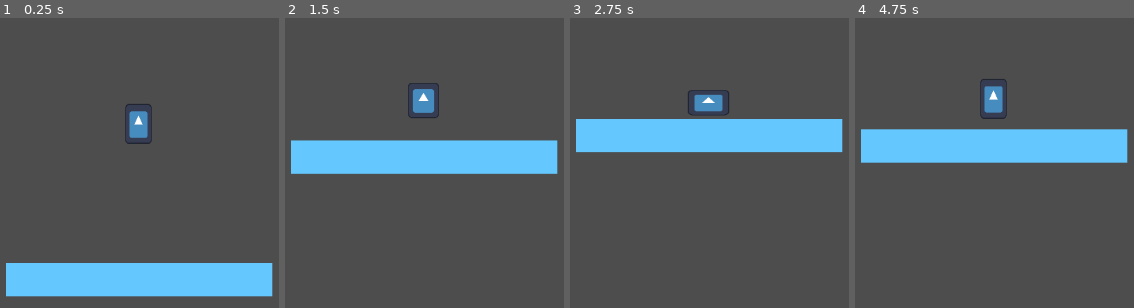
Above: before the commit, frames 1-4 (left to right).
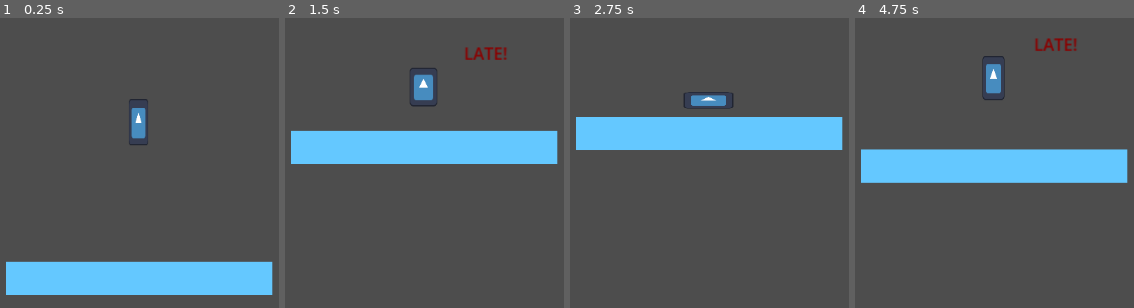
Above: after the commit, the same moments.

Repository: nathadude/Go-Pogo
Game: Godot game, scene res://Main.tscn
The game is run twice, just before and just after one commit, with the same random seed, the same clock (stepped at 60 frames per second) and the same inputs. The engine's default icon, where the game draws it, is replaced by a stand-in: a white triangle on a blue panel in a dark square.
Inputs (mouse positions are in pixels of both pictures, inside the frame that each line leads up to):
- Up to frame 1 (0.25 s): no input
- Up to frame 2 (1.5 s): move the mouse to (outside the picture) at 0.52 s; press the mouse at (outside the picture) at 0.53 s; move the mouse to (outside the picture) at 1.27 s; release the mouse at (outside the picture) at 1.28 s; click (outside the picture) at 1.35 s
- Up to frame 3 (2.75 s): move the mouse to (outside the picture) at 2.02 s; press the mouse at (outside the picture) at 2.03 s
- Up to frame 4 (4.75 s): move the mouse to (952, 186) at 2.77 s; release the mouse at (952, 186) at 2.78 s; click (952, 186) at 2.85 s; move the mouse to (outside the picture) at 3.52 s; press the mouse at (outside the picture) at 3.53 s; move the mouse to (outside the picture) at 4.27 s; release the mouse at (outside the picture) at 4.28 s; click (outside the picture) at 4.35 s

The runs differ from the first frame. In frame 1, 1.9% of the frame differs, in the area x 2-98%, y 27-97%; in frame 2, 7.9%; in frame 3, 1.9%; in frame 4, 15%, in the area x 2-98%, y 6-57%.

Commit message:
Day 3 of development
-Implemented Some  more visual feedback
-added a buffer for perfect compression releases
-had mom and wife playtest a little
Mom (1st time playing):
wanted to just click, after I told her to click and hold she was able to chain 2 perfects with a total of like 3-4 perfects.
"It is so addicting *laughter*"
"oh you jump when he flashes?"

Wife (2nd time playing):
Used feedback to get more perfects
"it's addicting/fun for about 5 seconds"

Diff:
--- a/Go Pogo/Main.tscn
+++ b/Go Pogo/Main.tscn
@@ -1,10 +1,12 @@
-[gd_scene load_steps=12 format=4 uid="uid://djlh5o56djjv7"]
+[gd_scene load_steps=14 format=4 uid="uid://djlh5o56djjv7"]
 
 [ext_resource type="Texture2D" uid="uid://d2pxr3hrkg22p" path="res://icon.svg" id="1_glv2v"]
 [ext_resource type="Script" uid="uid://re2ekve6sbkg" path="res://Scripts/player.gd" id="1_r0du0"]
 [ext_resource type="Texture2D" uid="uid://dh7g5mqmvkqfg" path="res://simple_tileset.png" id="2_uu6xs"]
+[ext_resource type="Script" uid="uid://dc76flya2x05q" path="res://sprite_2d.gd" id="3_3dxm6"]
 [ext_resource type="Script" uid="uid://dpame8mpnbvc7" path="res://trick_manager.gd" id="3_fos0i"]
 [ext_resource type="Script" uid="uid://5o45gfr8yhik" path="res://Scripts/killzone.gd" id="4_cm0pq"]
+[ext_resource type="Script" uid="uid://cpgaqwirgaq8f" path="res://jump_timing_feedback.gd" id="5_lgr22"]
 
 [sub_resource type="CircleShape2D" id="CircleShape2D_uu6xs"]
 radius = 7.95456
@@ -57,6 +59,7 @@
 [node name="Sprite2D" type="Sprite2D" parent="Player"]
 scale = Vector2(0.25, 0.25)
 texture = ExtResource("1_glv2v")
+script = ExtResource("3_3dxm6")
 
 [node name="CollisionShape2D" type="CollisionShape2D" parent="Player"]
 scale = Vector2(2, 2)
@@ -65,10 +68,23 @@
 [node name="Camera2D" type="Camera2D" parent="Player"]
 zoom = Vector2(1.5, 1.5)
 position_smoothing_enabled = true
-position_smoothing_speed = 1.75
+position_smoothing_speed = 2.5
 
 [node name="TrickManager" type="Node2D" parent="Player"]
 script = ExtResource("3_fos0i")
+
+[node name="JumpTimingFeedback" type="Label" parent="Player"]
+offset_left = 1.0
+offset_top = -44.0
+offset_right = 119.0
+offset_bottom = -21.0
+pivot_offset = Vector2(58, 12)
+text = "jump_feedback"
+horizontal_alignment = 1
+vertical_alignment = 1
+script = ExtResource("5_lgr22")
+
+[node name="FeedbackTimer" type="Timer" parent="Player/JumpTimingFeedback"]
 
 [node name="StaticBody2D" type="StaticBody2D" parent="."]
 visible = false
@@ -86,8 +102,12 @@
 tile_set = SubResource("TileSet_fos0i")
 
 [node name="KillZone" type="Area2D" parent="."]
+position = Vector2(-445, 0)
 script = ExtResource("4_cm0pq")
 
 [node name="CollisionShape2D" type="CollisionShape2D" parent="KillZone"]
 position = Vector2(1020.75, 863)
 shape = SubResource("RectangleShape2D_fos0i")
+
+[connection signal="jumped" from="Player" to="Player/JumpTimingFeedback" method="_on_player_jumped"]
+[connection signal="timeout" from="Player/JumpTimingFeedback/FeedbackTimer" to="Player/JumpTimingFeedback" method="_on_feedback_timer_timeout"]
--- a/Go Pogo/Scripts/player.gd
+++ b/Go Pogo/Scripts/player.gd
@@ -1,17 +1,26 @@
 extends CharacterBody2D
 
+##Signals
+signal jumped(value, buckling_status) ##emit jump data in launch() for feedback label
+
 ## Movement variables
+@export var bounce_restitution := 0.8 #how much energy is saved from init bounce
+@export var gravity := 900
+@export var max_fall_speed := 1200
+@export var air_rotation_speed := 300.0
+
+##K Variables
 @export var base_k := 3.0  # Stiffness coefficient
 @export var add_k := 0.25   # k reward
 @export var max_k := 10.0   # maximum k
+
+##Compression variables
 @export var max_compression_x := 100.0 # Maximum "charge" allowed
 @export var min_compression_x := 50.0
 @export var charge_decay_speed := 100.0
 @export var compression_speed := 150.0 # How fast x increases while holding button
-@export var bounce_restitution := 0.8 #how much energy is saved from init bounce
-@export var gravity := 900
-@export var max_fall_speed := 1200
-@export var air_rotation_speed := 300.0
+@export var peak_hold_time := 0.08 # Seconds to stay at 100 before buckling
+var peak_timer := 0.0
 
 #sprite/animation variables
 @onready var sprite = $Sprite2D
@@ -23,9 +32,7 @@
 var last_velocity_y := 0.0
 var current_rot     := get_rotation_degrees()
 var is_buckling     := false
-
-# Weapon placeholder
-#var held_item = null # Replace with weapon/item object in future
+var has_buckled     := false
 
 func _physics_process(delta):
 	#AIRBORNE LOGIC
@@ -52,9 +59,12 @@
 		if Input.is_action_pressed("move_up"):
 			is_compressing = true
 
-			if current_x >= max_compression_x: #slight buffer
-				#Buckle/engage decay
-				is_buckling = true
+			if current_x >= max_compression_x: ##AT PEAK
+				#Delay then buckle
+				peak_timer += delta
+				if peak_timer >= peak_hold_time:
+					is_buckling = true
+					has_buckled = true
 
 			if is_buckling:
 				current_x -= charge_decay_speed * delta
@@ -85,12 +95,17 @@
 			else:
 				print("Early Release. No K bonus.")
 
+			jumped.emit(current_x, has_buckled)
+			peak_timer = 0.0
 			launch_player()
 	move_and_slide()
-	apply_visual_juice()
+	#apply_visual_juice()
 
 func launch_player():
-		# F = k * x
+	#reset buckle after launch
+	has_buckled = false
+
+	# F = k * x
 	# We use current_x as our displacement.
 	# We multiply by -1 because in Godot, Up is Negative Y.
 	var spring_force = (current_k * current_x) * -1
@@ -104,15 +119,16 @@
 	print("force added")
 	print("Current Rotation in degrees: ", current_rot)
 
-func apply_visual_juice():
-	if is_on_floor():
-		# As current_x increases (0 to 100), y scale goes down (1.0 to 0.5)
-		# and x scale goes up (1.0 to 1.5) to preserve volume
-		var squash_amount = (current_x / max_compression_x) * 0.08
-		sprite.scale.y = 0.25 - squash_amount
-		sprite.scale.x = 0.25 + squash_amount
-	else:
-		# In the air, stretch based on vertical velocity
-		var stretch = clamp(abs(velocity.y) / max_fall_speed, 0, 0.05)
-		sprite.scale.y = 0.25 + stretch
-		sprite.scale.x = 0.25 - stretch
+	##LOGIC MOVED TO SCRIPT ON SPRITE
+#func apply_visual_juice():
+	#if is_on_floor():
+		## As current_x increases (0 to 100), y scale goes down (1.0 to 0.5)
+		## and x scale goes up (1.0 to 1.5) to preserve volume
+		#var squash_amount = (current_x / max_compression_x) * 0.08
+		#sprite.scale.y = 0.25 - squash_amount
+		#sprite.scale.x = 0.25 + squash_amount
+	#else:
+		## In the air, stretch based on vertical velocity
+		#var stretch = clamp(abs(velocity.y) / max_fall_speed, 0, 0.05)
+		#sprite.scale.y = 0.25 + stretch
+		#sprite.scale.x = 0.25 - stretch
--- /dev/null
+++ b/Go Pogo/jump_timing_feedback.gd
@@ -0,0 +1,35 @@
+extends Label
+
+@onready var timer = $FeedbackTimer # Assumes timer is a child of the label
+
+func _ready():
+	text = "" # Clear placeholder text on start
+
+# This is the 'Slot' that waits for the 'Signal'
+func _on_player_jumped(val: float, has_buckled: bool):
+	text = get_jump_feedback(val, has_buckled)
+	_set_label_color(val, has_buckled)
+
+	# THE VISUAL BURST: Scale from 0 to 1.5 and back to 1.0
+	var tween = create_tween()
+	tween.tween_property(self, "scale", Vector2(1.5, 1.5), 0.1).set_trans(Tween.TRANS_BACK)
+	tween.tween_property(self, "scale", Vector2(1.0, 1.0), 0.1)
+
+	timer.start()
+
+func get_jump_feedback(val: float, has_buckled: bool) -> String:
+	if has_buckled: return "LATE!"
+	if val >= 100: return "PERFECT!"
+	if val >= 96:  return "EXCELLENT!"
+	if val >= 90:  return "GREAT!"
+	if val >= 81:  return "NICE!"
+	return "EARLY..."
+
+func _set_label_color(val: float, has_buckled: bool):
+	if has_buckled: modulate = Color.DARK_RED
+	elif val >= 100: modulate = Color.GOLD
+	elif val >= 90:  modulate = Color.CYAN
+	else: modulate = Color.WHITE
+
+func _on_feedback_timer_timeout():
+	text = ""
--- a/Go Pogo/project.godot
+++ b/Go Pogo/project.godot
@@ -46,6 +46,7 @@
 move_up={
 "deadzone": 0.2,
 "events": [Object(InputEventMouseButton,"resource_local_to_scene":false,"resource_name":"","device":-1,"window_id":0,"a …(258 unchanged characters)…
+, Object(InputEventKey,"resource_local_to_scene":false,"resource_name":"","device":-1,"window_id":0,"alt_pressed":false,"shift_pressed":false,"ctrl_pressed":false,"meta_pressed":false,"pressed":false,"keycode":0,"physical_keycode":32,"key_label":0,"unicode":32,"location":0,"echo":false,"script":null)
 ]
 }
 move_down={
@@ -68,3 +69,4 @@
 
 renderer/rendering_method="gl_compatibility"
 renderer/rendering_method.mobile="gl_compatibility"
+textures/vram_compression/import_etc2_astc=true
--- /dev/null
+++ b/Go Pogo/sprite_2d.gd
@@ -0,0 +1,17 @@
+extends Sprite2D
+
+func _process(_delta):
+	var parent = get_parent()
+	if parent.is_on_floor():
+		var squash = (parent.current_x / parent.max_compression_x) * 0.15
+		scale = Vector2(0.25 + squash, 0.25 - squash)
+	else:
+		# Stretch based on velocity
+		var stretch = clamp(abs(parent.velocity.y) / 1000, 0, 0.1)
+		scale = Vector2(0.25 - stretch, 0.25 + stretch)
+
+	if parent.current_x >= parent.max_compression_x and not parent.is_buckling:
+			# Make the sprite "shiver" or flash white to show it's fully charged
+			modulate = Color(2, 2, 2) # Overbright/Glow effect
+	else:
+		modulate = Color(1, 1, 1) # Normal
Not shown, added: Go Pogo/export_presets.cfg
Not shown, added: Go Pogo/jump_timing_feedback.gd.uid
Not shown, added: Go Pogo/sprite_2d.gd.uid
